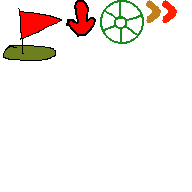
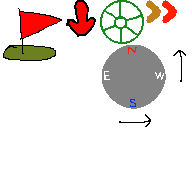
Comparing the layer stacks of the two 192x192 images. Changes:
added layer "Paint Layer 4" (1st of 2) above "Paint Layer 4" over (111, 68, 182, 127)
added layer "Paint Layer 4" (2nd of 2) above "Paint Layer 3" over (111, 45, 186, 127)
added layer "Paint Layer 3" above "Paint Layer 1" over (102, 45, 186, 127)
painted on "Paint Layer 1" over (102, 45, 186, 127)
removed layer "Paint Layer 1" (2nd of 2) over (102, 45, 186, 127)
